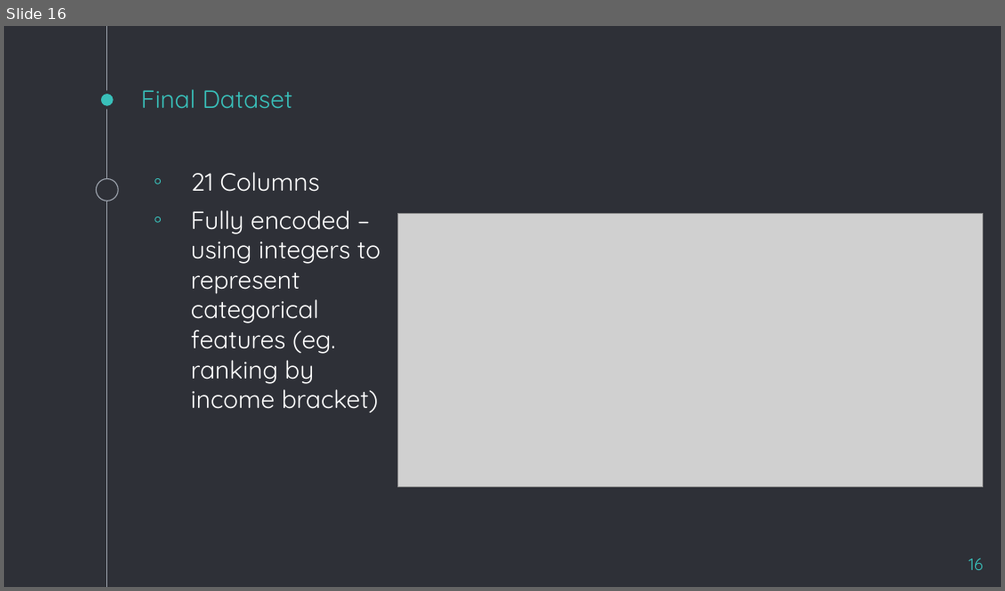
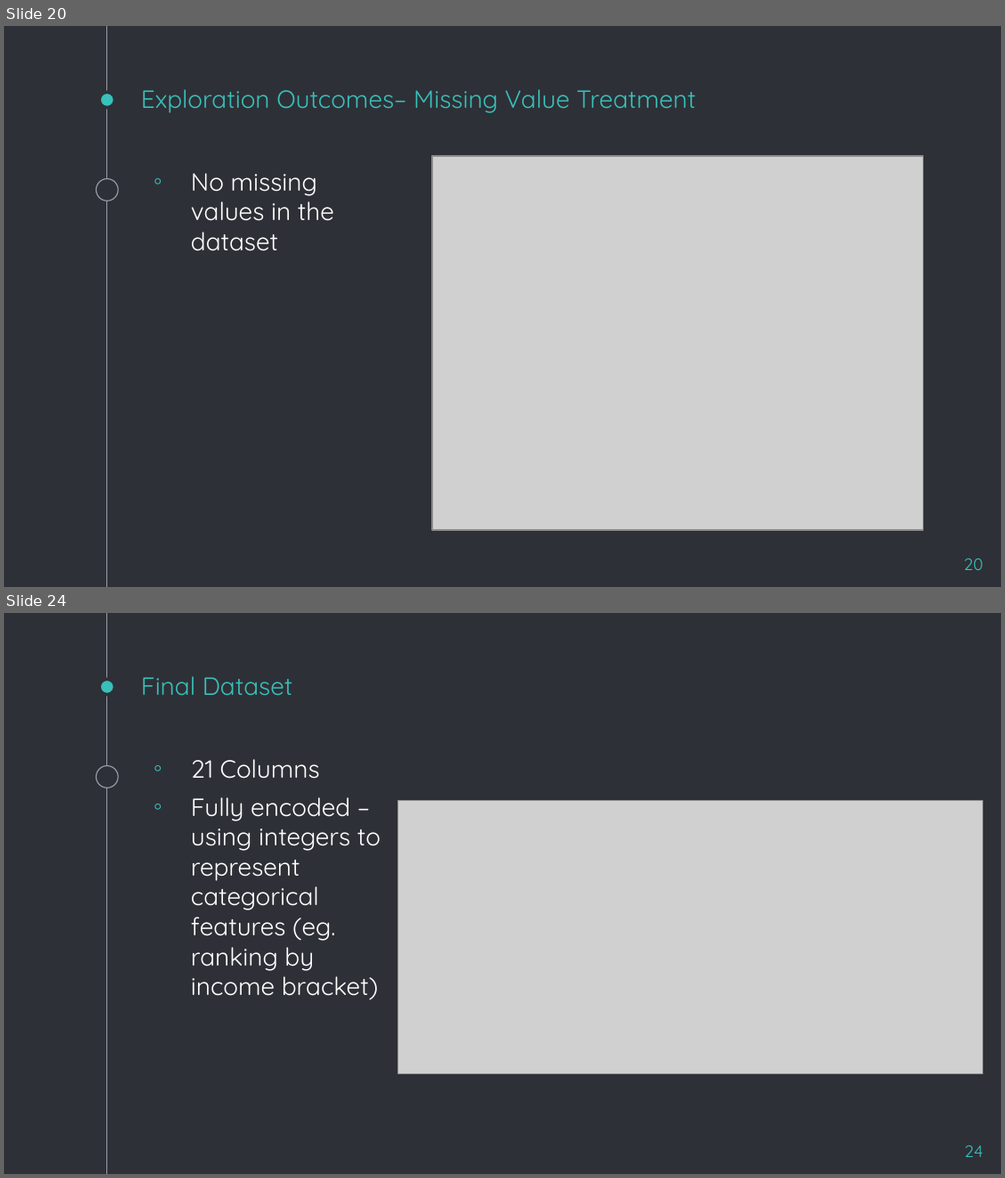
Before and after one commit to jMacProd/Machine-Learning-Credit-Card-Churn, a slide deck: Final Project - Presentation.pptx. Shown one above the other, each under a label of ours: slide 16 before the commit, slides 20 and 24 after it; the slides between them are not shown. The pictures are 1005x591 and 1005x1178 pixels, drawn with LibreOffice and Linux fonts; fonts in the diff are those of the drawing; grey boxes stand for pictures. Boxes give left, top, right and bottom in pixels: in the first picture for what was removed or moved away, otherwise in the second. Text is boxed around its words. In the diff, an @@ line names an element or a change of style, - is before the commit and + after.

```diff
--- a/Final Project - Presentation.pptx
+++ b/Final Project - Presentation.pptx
@@ slide 20 added at <box>4,26,1001,587</box>, background #2E3037; not listed: 3 template elements that a slide beside it also shows @@
@@ title added at <box>141,89,696,113</box>, 18 pt, text #39C0BA @@
+Exploration Outcomes– Missing Value Treatment
@@ picture added at <box>431,156,923,530</box> @@
@@ text added at <box>191,173,334,251</box>, 18 pt, text #FFFFFF @@
+◦ No missing values in the dataset
@@ page number added at <box>963,558,983,570</box>, 12 pt, text #39C0BA @@
+20
@@ what was slide 16 is now slide 24 @@
@@ page number at <box>964,1145,983,1157</box>: text changed @@
-16
+24
```
Also in this commit, not shown: 8 slides changed, 7 other slides added.
